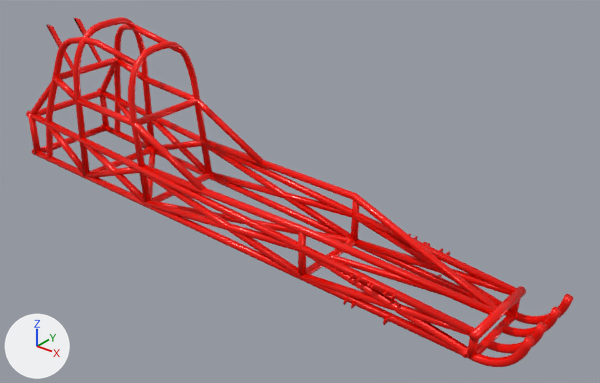
The FBX model Assets/Meshes/Car/chassis.fbx, before and after one commit.
Both versions are drawn from a 50 mm camera at (32.9, -29.9, 21.2) aimed at (8.5, 0.6, 2.3). Lighting does not change. The marker at lower left points along +X, +Y and +Z.

In view in the first picture: 'ChassisExport'.
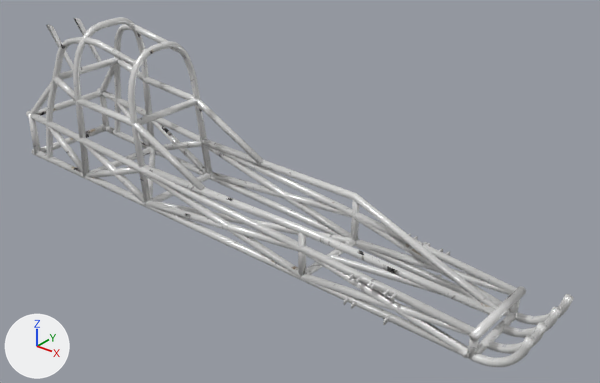
Pixel boxes [x1, y1, x2, y2] of what changed, in the pictures (600 x 383 px):
'ChassisExport', surface changed (red to grey)
    both: [26, 17, 573, 367]

What changed in the scene script:
```text
Add img_albedo_damage_png:
    img_albedo_damage_png = load_image('albedo_damage.png', '../../Textures/Car/albedo_damage.png', 512, 512, 'sRGB')
Change mat_chassismat:
    remove mat_chassismat.base_color = (1.0, 0.00495, 0.0)  # red #ff0f00
    add mat_chassismat.texture = img_albedo_damage_png
```
